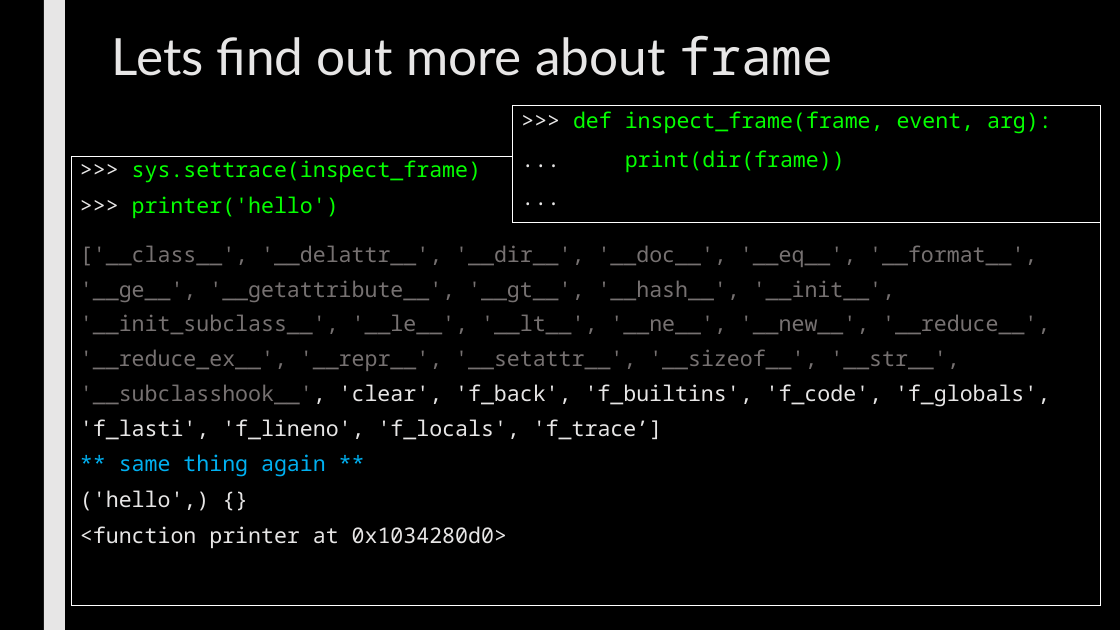
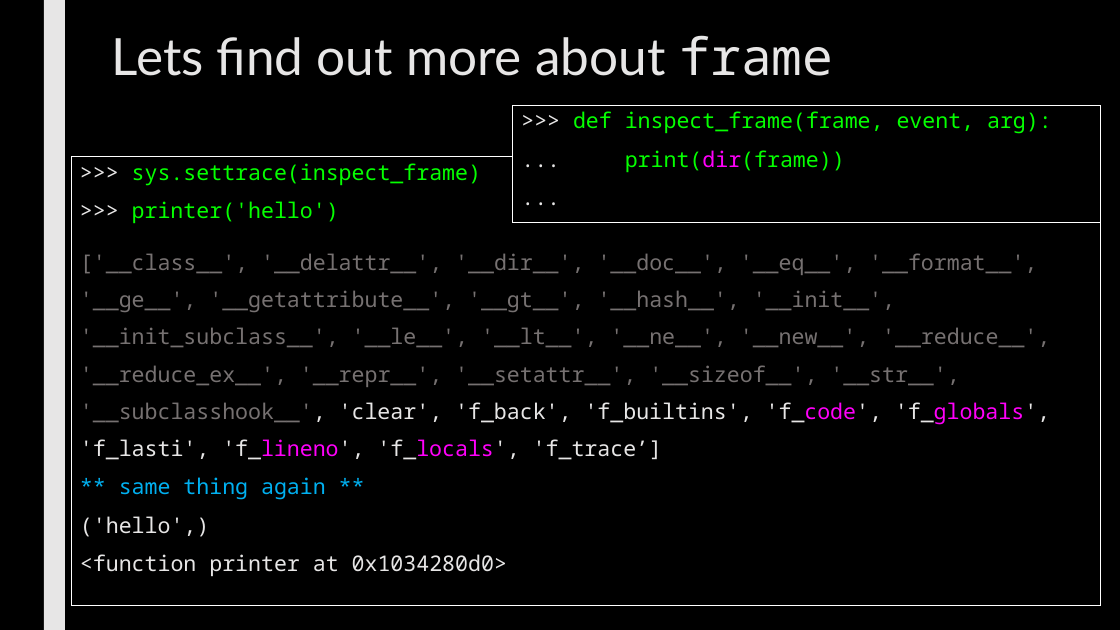
Before and after one commit to max7patek/metaprogramming, a slide deck: slide 11 of slides/06-PythonReflection.pptx (slide 9 before the commit). Drawn at 1120x630 pixels with LibreOffice and Linux fonts; fonts in the diff are those of the drawing. Boxes give left, top, right and bottom in pixels: in the first picture for what was removed or moved away, otherwise in the second. Text is boxed around its words. In the diff, an @@ line names an element or a change of style, - is before the commit and + after.

```diff
--- a/slides/06-PythonReflection.pptx
+++ b/slides/06-PythonReflection.pptx
@@ text in rectangle at (80,163,1050,577): text colour #E7E6E6 to #FF00FA in "'f_code', 'f_globals', 'f_lineno', 'f_locals',"; line spacing 0.84 to 0.94; line spacing 1.34 to 1.44 @@
@@ text in rectangle at (625,150,845,173): text colour #05FF00 to #FF00FA in "print(dir(frame))" @@
@@ text in rectangle at (80,516,209,537): text changed @@
-('hello',) {}
+('hello',)
```
Also in this commit, not shown: 12 other slides changed, 3 slides added.
